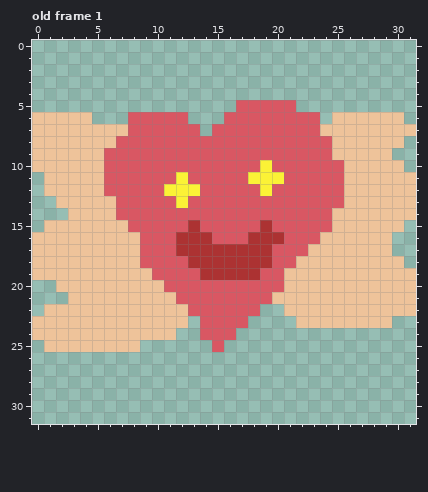
File history of a pixel-art file, assets/corsales.aseprite. The picture above was drawn from the file before the commit.
32x32 pixels, 1 frame. Shown: old frame 1.
The same view after the edit:
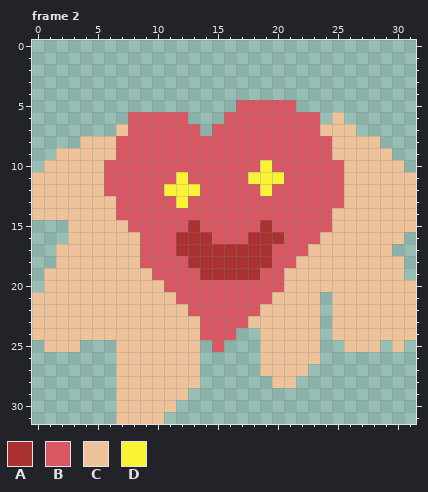
Palette (. is transparent): A #ac3232  B #d95763  C #eec39a  D #fbf236
A new or re-ordered frame is compared with the old frame closest to it.
Change:
frames 1 -> 2
Frame 2 is new; against old frame 1:
There is now colour C in rows 11 to 12 at x 0; in row 13 at x 0 to 1; in row 14 at x 0 to 2; in row 15 at x 31; in row 16 at x 30; in row 20 at x 1.
There is now colour C in row 21 at x 0 to 2; in row 22 at x 0 and 19 to 20; in row 23 at x 13, 18 to 21 and 30 to 31; in row 24 at x 12 to 13, 19 to 23 and 25 to 31; in row 25 at x 9 to 13, 19 to 23, 26 to 28 and 30; in row 26 at x 7 to 13 and 19 to 23.
There is now colour C in row 27 at x 7 to 13 and 19 to 22; in row 28 at x 7 to 13 and 20 to 21; in row 29 at x 7 to 12; in row 30 at x 7 to 11; in row 31 at x 7 to 10.
The edit turns colour B into colour C in row 9 at x 6.
The author cleared colour C in row 6 at x 0 to 4 and 26 to 30; in row 7 at x 0 to 6 and 27 to 31; in row 8 at x 0 to 3 and 29 to 30; in row 9 at x 0 to 1; in row 10 at x 0; in row 15 at x 1 to 2.
The author cleared colour C in row 16 at x 0 to 2; in rows 17 to 18 at x 0 to 1; in row 19 at x 0 and 31; in rows 21 to 23 at x 24; in row 25 at x 4 to 6.
Changed places in both pictures, as pixel boxes (x1, y1, x2, y2):
changed: (32, 112, 200, 424)
erased: (344, 112, 416, 148)
changed: (248, 220, 416, 388)
